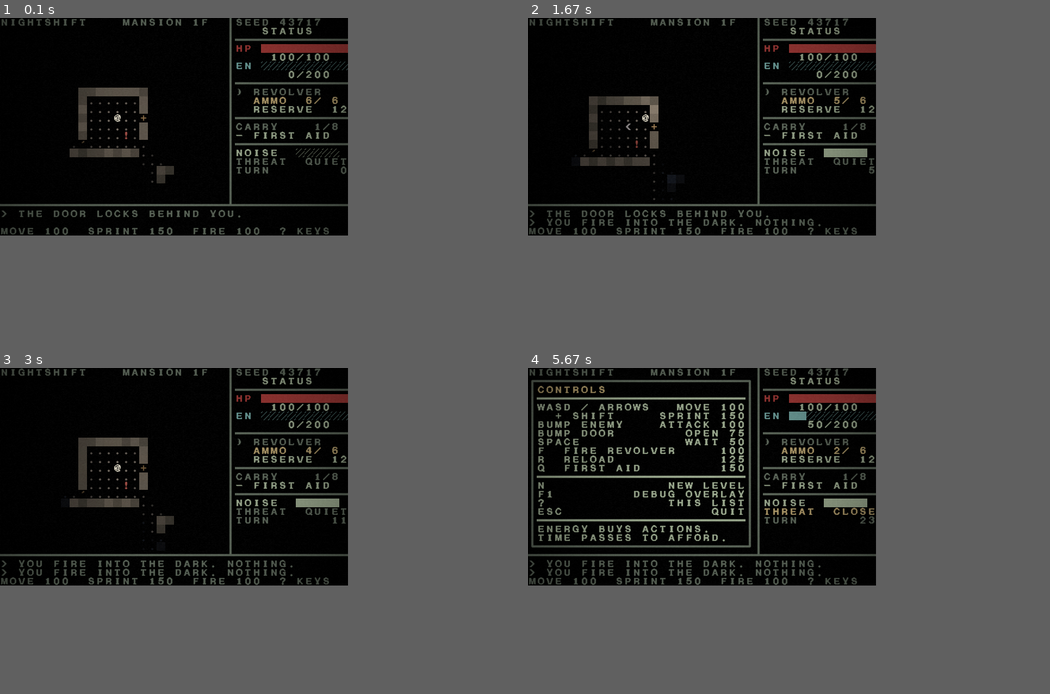
Above: before the commit, frames 1-4 (two rows, left to right).
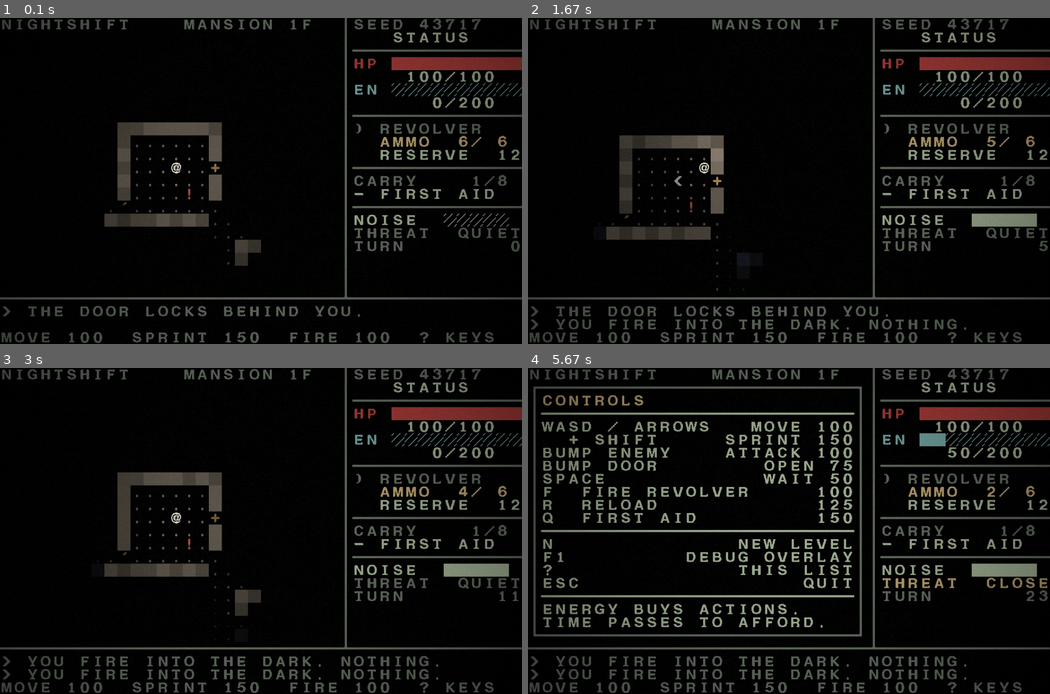
Above: after the commit, the same moments.

Repository: synaption/Tales_of_Derision
Game: pygame game, started from experimental/ProjectNightshift/mockup.py
Same seed, same stepped clock (60 frames per second), same inputs: the game is played once before the commit and once after it.
Inputs:
- Up to frame 1 (0.1 s): no input
- Up to frame 2 (1.67 s): hold Right 0.33-0.8 s; hold Up 0.83-1.13 s; tap Space at 0.9, 1.23, 1.53 s; tap F at 0.98 s; hold Right 1.17-1.63 s; tap ? at 1.32 s
- Up to frame 3 (3 s): hold Left 1.67-2.2 s; tap Space at 1.73, 2.03, 2.3, 2.63, 2.93 s; hold Down 2.23-2.53 s; tap F at 2.38 s; hold Left 2.57-2.97 s; tap ? at 2.72 s
- Up to frame 4 (5.67 s): hold Up 3-3.37 s; tap Space at 3.07, 3.47, 3.77, 4.13, 4.53, 4.83, 5.03, 5.33, 5.53 s; hold Right 3.4-4.03 s; tap F at 3.55, 5.12 s; hold Down 4.07-4.43 s; tap ? at 4.22, 5.62 s; hold Left 4.47-4.93 s; hold Right 4.97-5.43 s; hold Up from 5.47 s (still down)
In our replay, the window is 600x375 before the commit and 900x562 after it. These sizes can differ from the game's own. Grey fills any space a smaller window leaves; there, only what the larger window draws over its background counts as a difference.

The runs differ from the first frame. In frame 1, 17% of the frame differs, in the area x 0-100%, y 0-100%; in frame 2, 18%; in frame 3, 19%; in frame 4, 28%.

Commit message:
resolution works

Diff:
--- a/experimental/ProjectNightshift/mockup.py
+++ b/experimental/ProjectNightshift/mockup.py
@@ -5,7 +5,8 @@
 generator, raycast field of view with tile memory, the energy scheduler, and
 enemies that chase down a flow field.
 
-    python mockup.py                 # play
+    python mockup.py                 # play; window auto-fits the desktop
+    python mockup.py --cell 24       # 960x600, between the 16px 1x and 2x rungs
     python mockup.py --seed 18421    # fixed seed
     python mockup.py --out shot.png  # headless screenshot
 
@@ -29,9 +30,15 @@
 SHEET = HERE / "MSX-UnDeadPeopleEdition.png"
 
 SHEET_CELL = 32          # native glyph size in the sheet
-CELL = 16                # internal-surface cell size
-COLS, ROWS = 40, 25      # internal surface in cells -> 640x400
-MAX_SCALE = 4            # nearest-neighbour upscale ceiling; actual pick fits the desktop
+DEFAULT_CELL = 16
+CELL = DEFAULT_CELL      # internal-surface cell size; pick_geometry may raise it at startup
+COLS, ROWS = 40, 25      # internal surface in cells
+
+# (cell, upscale) rungs in ascending window size. Cell size is the only way to
+# land between 640x400 and 1280x800 without fractional scaling.
+#   16,1 = 640x400   24,1 = 960x600   16,2 = 1280x800
+#   16,3 = 1920x1200   16,4 = 2560x1600
+SIZE_LADDER = [(16, 1), (24, 1), (16, 2), (16, 3), (16, 4)]
 
 VIEW_W, VIEW_H = 26, 20  # map viewport, top-left at (0, 1)
 MAP_X, MAP_Y = 0, 1
@@ -1058,22 +1065,27 @@
 }
 
 
-def pick_scale(requested: int | None) -> int:
-    """Largest integer upscale that fits the desktop, leaving room for chrome.
-
-    Nearest-neighbour only looks right at whole multiples, so this steps down to
-    the next whole factor rather than fitting the screen exactly.
+def pick_geometry(cell: int | None, scale: int | None) -> tuple[int, int]:
+    """Largest (cell, upscale) pair from SIZE_LADDER that fits the desktop.
+
+    Upscale alone jumps 640 -> 1280 with nothing usable between, so the ladder
+    varies the cell size too. Both stay whole numbers: nearest-neighbour only
+    looks right at integer multiples.
     """
-    if requested:
-        return max(1, requested)
+    if cell or scale:
+        return cell or DEFAULT_CELL, scale or 1
     try:
         desktop_w, desktop_h = pygame.display.get_desktop_sizes()[0]
     except (AttributeError, IndexError, pygame.error):
         info = pygame.display.Info()
         desktop_w, desktop_h = info.current_w, info.current_h
     # Title bar, borders, and a taskbar all eat into what a window can claim.
-    fits = min((desktop_w - 32) // (COLS * CELL), (desktop_h - 96) // (ROWS * CELL))
-    return max(1, min(MAX_SCALE, fits))
+    avail_w, avail_h = desktop_w - 32, desktop_h - 96
+    best = SIZE_LADDER[0]
+    for rung in SIZE_LADDER:
+        if COLS * rung[0] * rung[1] <= avail_w and ROWS * rung[0] * rung[1] <= avail_h:
+            best = rung
+    return best
 
 
 def is_help_key(event) -> bool:
@@ -1117,6 +1129,8 @@
     parser.add_argument("--seed", type=int, default=None)
     parser.add_argument("--scale", type=int, default=None,
                         help="integer upscale factor (default: largest that fits the desktop)")
+    parser.add_argument("--cell", type=int, default=None,
+                        help=f"glyph cell size in px, e.g. 16 or 24 (default {DEFAULT_CELL})")
     args = parser.parse_args()
 
     if args.out:
@@ -1125,11 +1139,14 @@
         os.environ.setdefault("SDL_VIDEODRIVER", "dummy")
 
     pygame.init()
-    scale = pick_scale(args.scale)
+    # CELL is read by every draw call, so the chosen cell has to land before the
+    # font is sliced and the internal surface is made.
+    global CELL
+    CELL, scale = pick_geometry(args.cell, args.scale)
     size = (COLS * CELL * scale, ROWS * CELL * scale)
     pygame.display.set_mode(size)
     pygame.display.set_caption("Project Nightshift")
-    print(f"{size[0]}x{size[1]} (scale {scale}) -- override with --scale N")
+    print(f"{size[0]}x{size[1]}  (cell {CELL}, scale {scale}) -- override with --cell N / --scale N")
 
     seed = args.seed if args.seed is not None else random.randrange(10**5)
     world = new_world(seed)
